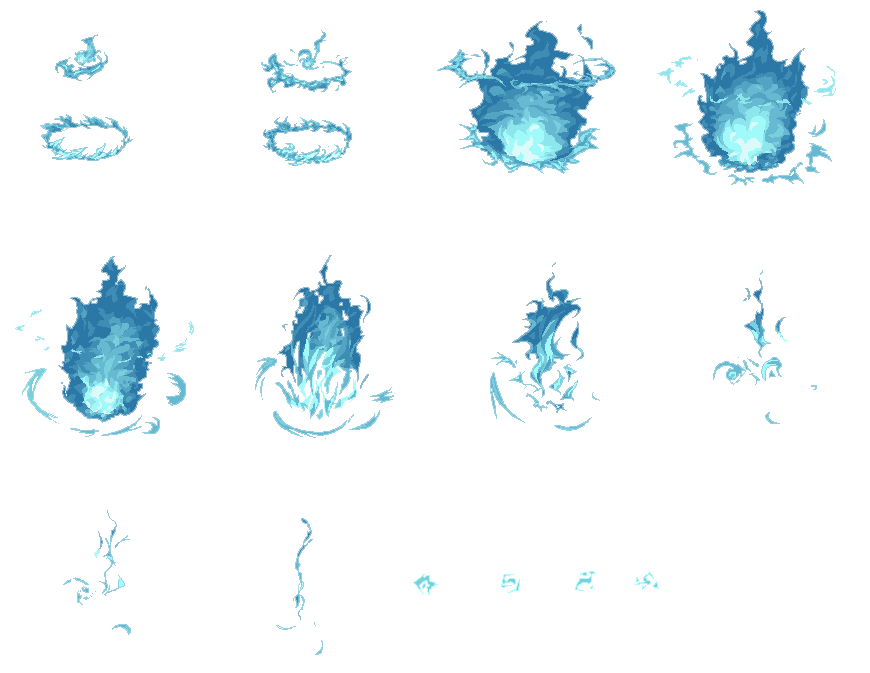
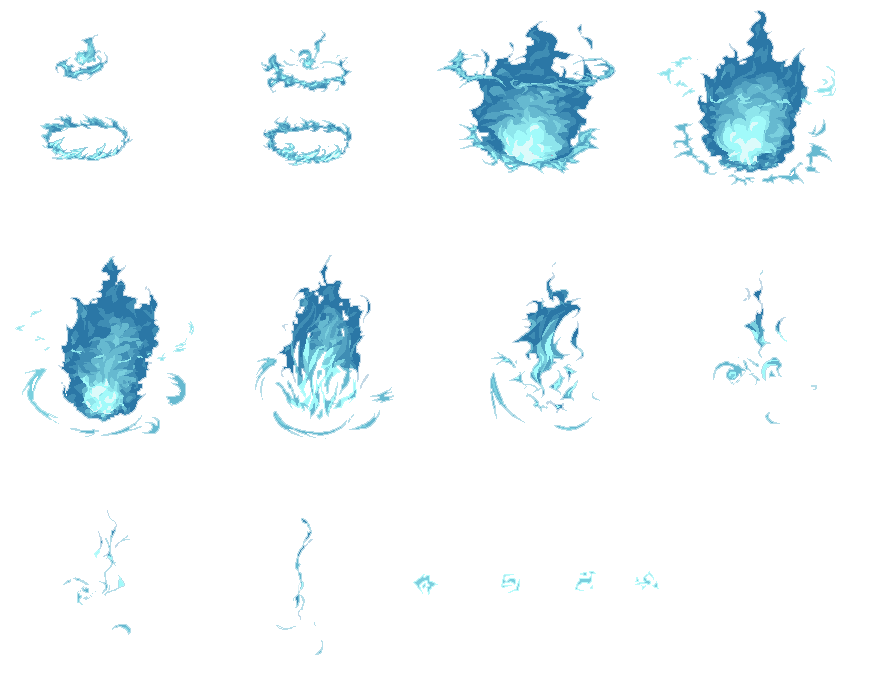
Layer changes from the first 870 x 673 image to the second:
painted on "Layer 1" over (15, 10, 836, 655)
renamed "Background" to "Layer 0", painted on it over (15, 10, 836, 655)
